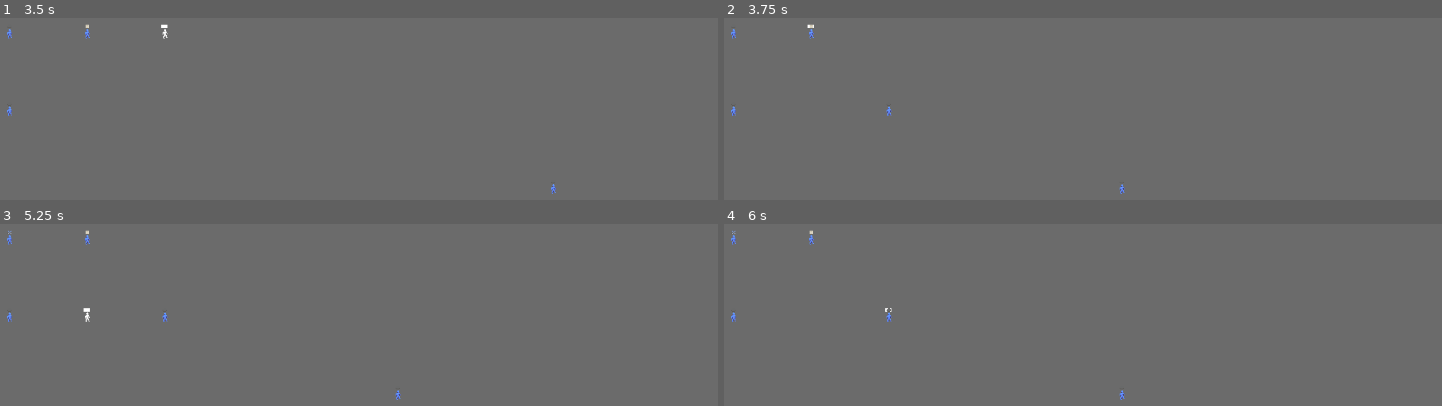
Above: before the commit, frames 1-4 (two rows, left to right).
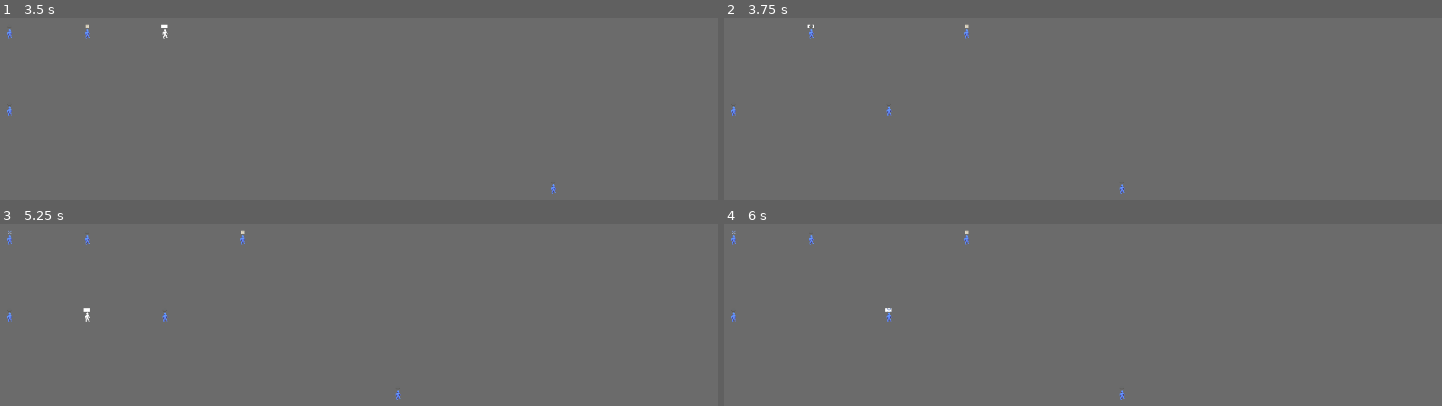
Above: after the commit, the same moments.

Repository: Jusbusy/game-off-2025
Game: Godot game, scene res://Scenes/game.tscn
The game is run twice, just before and just after one commit, with the same random seed, the same clock (stepped at 60 frames per second) and the same inputs.
Inputs:
- Up to frame 1 (3.5 s): tap Enter (end_turn) at 0.5, 2 s; hold D (move_right) 0.53-1.28 s; tap 2 (order_attack_paper) at 0.6, 3.05 s; tap 1 (order_attack_rock) at 0.8, 1.35 s; tap Space (order_summon) at 1.25, 2.3, 2.75, 2.85 s; hold S (move_down) 1.28-2.03 s; tap 3 (order_attack_scissors) at 1.55, 2.1 s; hold D (move_right) 2.03-2.78 s; hold W (move_up) from 2.78 s (still down)
- Up to frame 2 (3.75 s): tap Enter (end_turn) at 3.5, 3.6 s; release W (move_up) at 3.53 s; hold A (move_left) from 3.53 s (still down)
- Up to frame 3 (5.25 s): tap 1 (order_attack_rock) at 3.8, 5.1 s; tap Space (order_summon) at 4.25 s; tap 2 (order_attack_paper) at 4.35 s; tap 3 (order_attack_scissors) at 4.55 s; release A (move_left) at 5.03 s; hold S (move_down) from 5.03 s (still down)
- Up to frame 4 (6 s): tap Space (order_summon) at 5.3 s; release S (move_down) at 5.78 s; hold D (move_right) from 5.78 s (still down); tap 3 (order_attack_scissors) at 5.85 s

Frame 1 is identical in both runs. In frame 2, less than 0.1% of the frame differs, in the area x 0-35%, y 3-12%; in frame 3, less than 0.1%; in frame 4, less than 0.1%.
Error before the commit: Invalid access to property or key 'is_enemy' on a base object of type 'Node2D (player.gd)'. (res://unit.gd:45)

Commit message:
Fixed issue with player walking on units
Previously the positions of all units and the player were tracked on a 2D array. When the player walked onto the same tile as a unit it would overwrite the unit currently in that spot, removing the unit from the array and preventing it from being tracked for updates. This commit fixes the issue by preventing the player from writing itself to the 2D array.

Diff:
--- a/globals.gd
+++ b/globals.gd
@@ -19,7 +19,7 @@
 	var unit_instance = unit.instantiate()
 	get_tree().root.add_child.call_deferred(unit_instance)
 	unit_instance.is_enemy = true
-	unit_instance.init_position(Vector2i(9, 2))
+	unit_instance.init(Vector2i(9, 2))
 
 func process_turn():
 	var grid_copy = grid.duplicate(true)
--- a/grid_element.gd
+++ b/grid_element.gd
@@ -1,12 +1,16 @@
 class_name GridElement extends Node2D
 
 var grid_pos
+var is_ghost
 
 func _process_turn():
 	pass
 
-func init_position(pos : Vector2i):
-	Global.grid[pos.x][pos.y] = self
+func init(pos : Vector2i, _is_ghost : bool = false):
+	is_ghost = _is_ghost
+
+	if !is_ghost:
+		Global.grid[pos.x][pos.y] = self
 	position = Global.grid_origin + Global.grid_spacing * pos
 	grid_pos = pos
 
@@ -15,8 +19,9 @@
 		print("OOB Move Occurred")
 		return
 
-	Global.grid[grid_pos.x][grid_pos.y] = null
-	Global.grid[target_pos.x][target_pos.y] = self
+	if !is_ghost:
+		Global.grid[grid_pos.x][grid_pos.y] = null
+		Global.grid[target_pos.x][target_pos.y] = self
 	position = Global.grid_origin + Global.grid_spacing * target_pos
 	grid_pos = target_pos
 
--- a/player.gd
+++ b/player.gd
@@ -1,7 +1,7 @@
 extends GridElement
 
 func _ready():
-	init_position(Vector2i(0, 0))
+	init(Vector2i(0, 0), true)
 
 func _process(_delta):
 	if Input.is_action_just_pressed("end_turn"):
@@ -20,7 +20,7 @@
 		var unit_instance = Global.unit.instantiate()
 		get_tree().root.add_child(unit_instance)
 		unit_instance.is_enemy = false
-		unit_instance.init_position(Vector2i(0, grid_pos.y))
+		unit_instance.init(Vector2i(0, grid_pos.y))
 
 	if Input.is_action_just_pressed("order_attack_rock"):
 		call_on_interactable(func(i_unit) : i_unit.attack_form = Unit.AttackForm.ROCK)
@@ -41,3 +41,7 @@
 		if elem && !elem.is_enemy:
 			_func.call(elem)
 		pos = Vector2i(-pos.y, pos.x) # rotate pos 90deg CW
+
+	var _elem = get_local(Vector2i.ZERO)
+	if _elem && !_elem.is_enemy:
+		_func.call(_elem)
